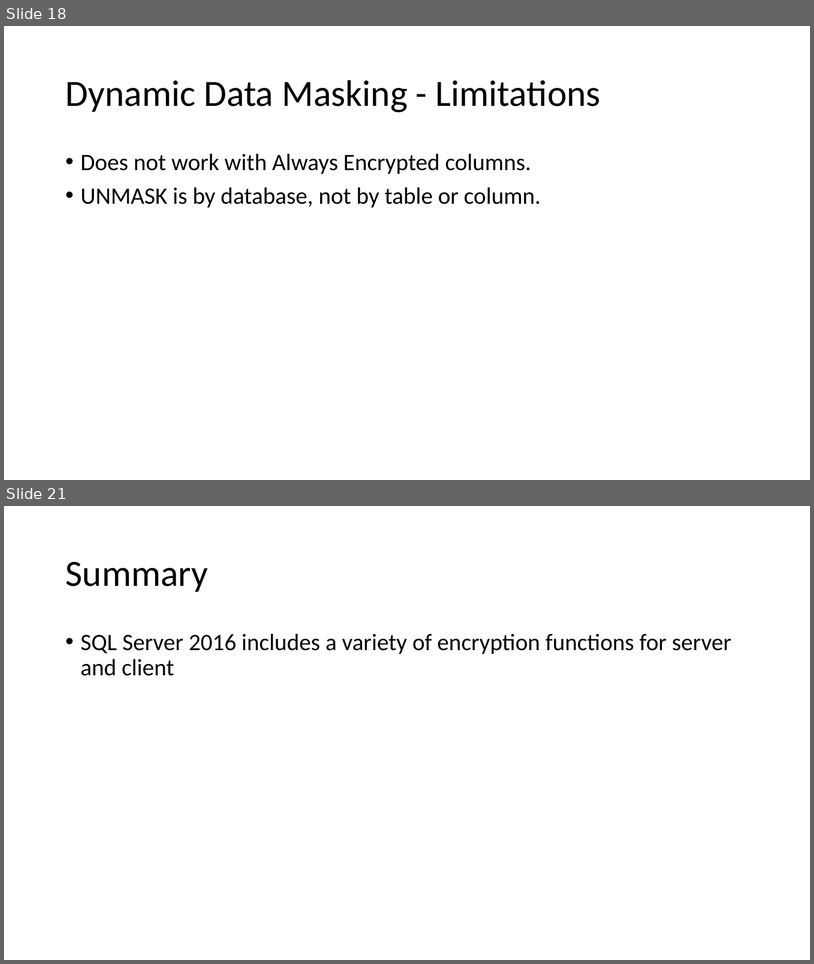
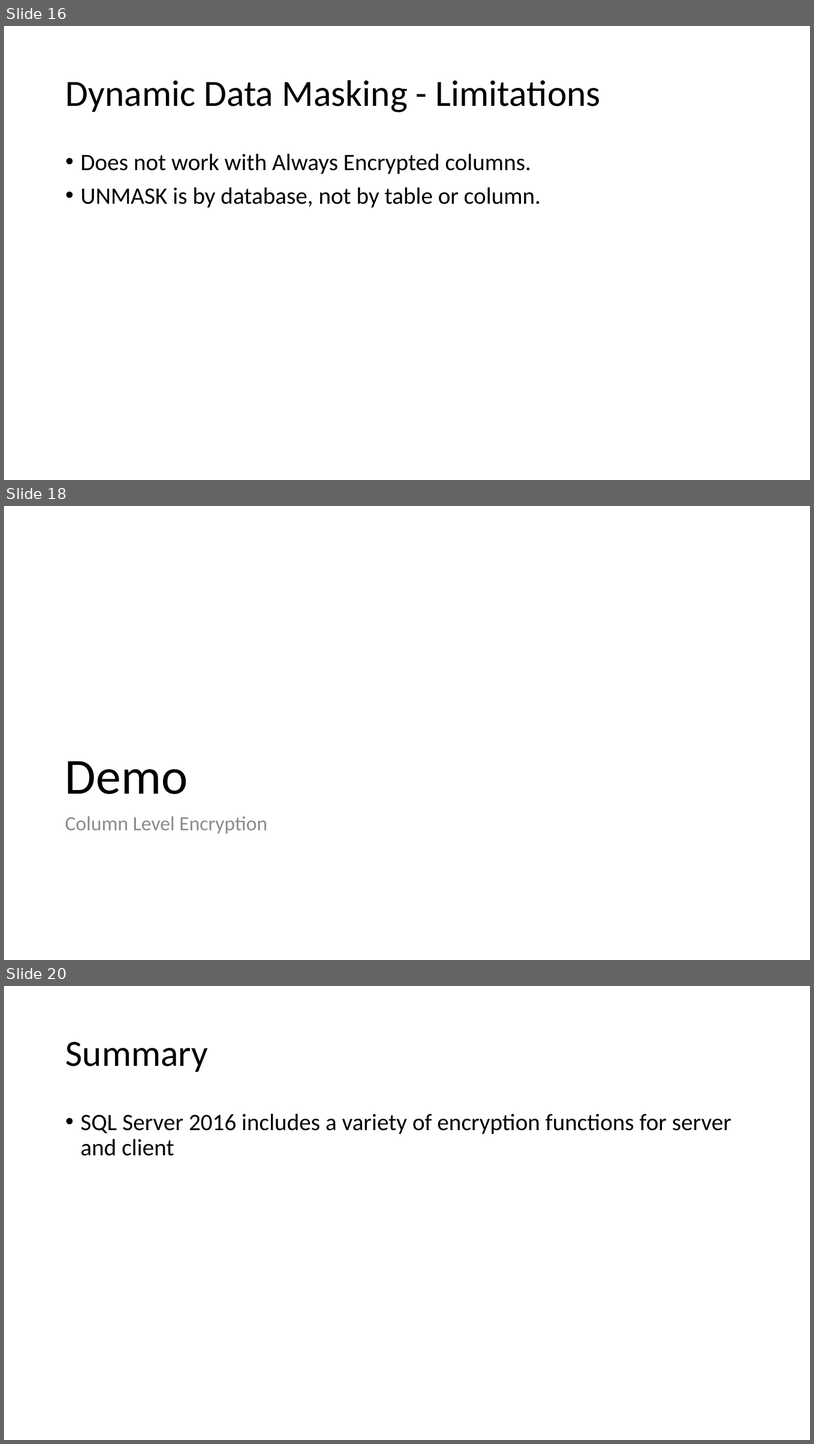
Before and after one commit to way0utwest/EndtoEndEncryptedSQL2016, a slide deck: Getting Started with Encryption in SQL 2016.pptx. Shown one above the other, each under a label of ours: slides 18 and 21 before the commit, slides 16, 18 and 20 after it; the slides between them are not shown. The pictures are 814x964 and 814x1444 pixels, drawn with LibreOffice and Linux fonts; fonts in the diff are those of the drawing. Boxes give left, top, right and bottom in pixels: in the first picture for what was removed or moved away, otherwise in the second. Text is boxed around its words. In the diff, an @@ line names an element or a change of style, - is before the commit and + after.

Commit message:
Updated PPT
Column encryption, TDE, RLS demo cleanup. AE image.

```diff
--- a/Getting Started with Encryption in SQL 2016.pptx
+++ b/Getting Started with Encryption in SQL 2016.pptx
@@ slide 18 added at (4,506,810,960), background #FFFFFF @@
@@ title added at (65,761,188,794), 60 pt, text #000000 @@
+Demo
@@ text added at (65,816,267,834), 24 pt, text #8C8C8C @@
+Column Level Encryption
@@ what was slide 18 is now slide 16 @@
@@ what was slide 21 is now slide 20 @@
```
Also in this commit, not shown: 5 slides changed, 3 other slides added, 5 slides removed.
